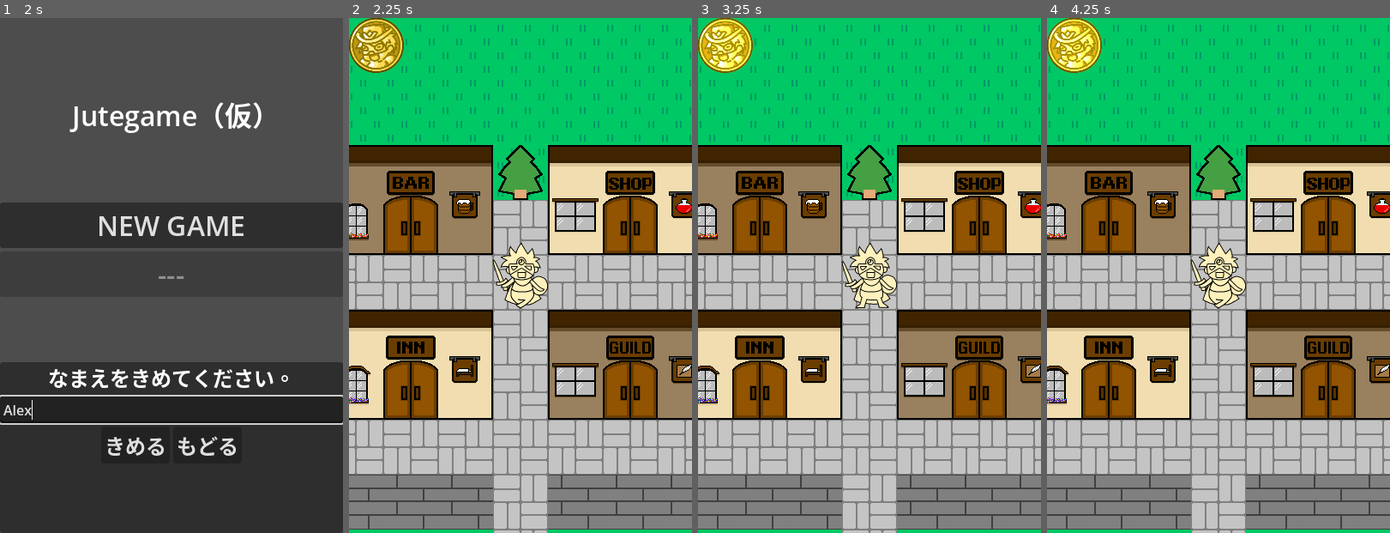
Above: before the commit, frames 1-4 (left to right).
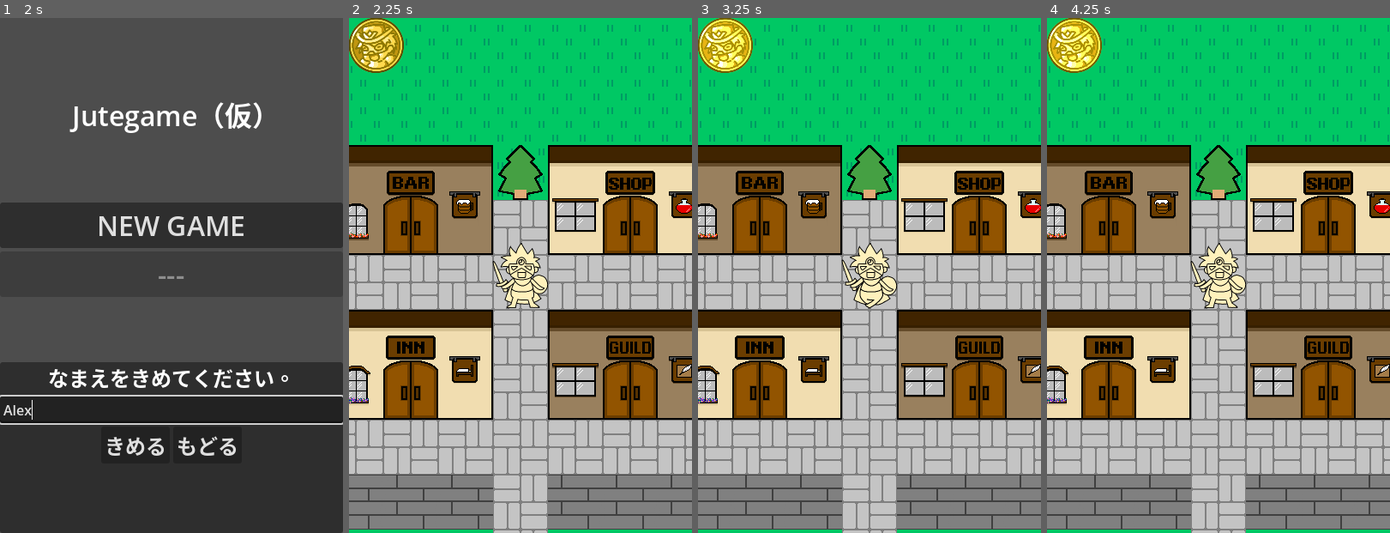
Above: after the commit, the same moments.

Repository: allgorilla/jutegame
Game: Godot game, scene res://scenes/TitleScene.tscn
The game is run twice, just before and just after one commit, with the same random seed, the same clock (stepped at 60 frames per second) and the same inputs.
Inputs (mouse positions are in pixels of both pictures, inside the frame that each line leads up to):
- Up to frame 1 (2 s): click "NEW GAME" at 0.5 s; click (171, 409) at 1.27 s; type "Alex" at 1.35 s
- Up to frame 2 (2.25 s): click "きめる" at 2 s
- Up to frame 3 (3.25 s): click (725, 43) at 2.75 s
- Up to frame 4 (4.25 s): click (1074, 43) at 3.5 s

Frame 1 is identical in both runs. In frame 2, 0.3% of the frame differs, in the area x 41-58%, y 46-57%; in frame 3, 0.3%; in frame 4, 0.3%.

Commit message:
ガチャキャラを世界リストに登録。

Diff:
--- a/scripts/BarScene.gd
+++ b/scripts/BarScene.gd
@@ -63,13 +63,14 @@
 			message_panel.hide()
 
 			# 1. まずキャラクターデータを生成
-			var character_data = PlayerFactory.create_character_data()
+			var npc_data = PlayerFactory.create_character_data()
+			npc_data["is_pc"] = false
 
 			# 2. シーンを読み込んで実体化（インスタンス化）する
 			var status_ui = preload("res://scenes/StatusWindow.tscn").instantiate()
 
 			# 3. 【重要】実体化した status_ui に対してデータを渡す
-			status_ui.set_data(character_data)
+			status_ui.set_data(npc_data)
 
 			# 4. 画面（ツリー）に追加する
 			add_child(status_ui)
@@ -80,8 +81,8 @@
 			message_panel.show()
 			_consume_gold()
 
-			# サーバー上の所持金を更新する。
-			NetworkManager.save_player_data()
+			# 新キャラをサーバーに保存
+			NetworkManager.save_character_data(npc_data)
 
 			await MessageManager.display_text("あたらしいなかまが くわわった！")
 			current_phase = Phase.POST_RESULT
--- a/scripts/CastleScene.gd
+++ b/scripts/CastleScene.gd
@@ -58,7 +58,7 @@
 	command_window.hide()
 	# セーブ実行（NetworkManagerなどは環境に合わせて呼び出し）
 	if has_node("/root/NetworkManager"):
-		get_node("/root/NetworkManager").save_player_data()
+		get_node("/root/NetworkManager").save_character_data(Global.player_data)
 
 	current_phase = Phase.FINISHED
 	await MessageManager.display_text("たしかにセーブしたぞい。ではゆくがよい、ゆうしゃよ！")
--- a/scripts/NetworkManager.gd
+++ b/scripts/NetworkManager.gd
@@ -3,6 +3,7 @@
 
 const DB_URL = "https://jutegame-4ea50-default-rtdb.firebaseio.com/"
 var http_request: HTTPRequest
+var current_saving_data: Dictionary = {}
 signal load_finished(success: bool)
 
 # 通信状態を管理
@@ -15,7 +16,7 @@
 	FETCHING_NEXT_ID_FOR_INCREMENT
 }
 var current_state = State.IDLE
-var pending_char_name = ""
+var is_processing_new_registration = false
 
 func _ready():
 	http_request = HTTPRequest.new()
@@ -23,12 +24,12 @@
 	http_request.request_completed.connect(_on_request_completed)
 	randomize()
 
-# NEW GAMEから呼ばれる入り口
-func request_new_game(user_name: String):
-	pending_char_name = user_name
+func _request_new_game(data: Dictionary):
+	current_saving_data = data
+	# 新規登録フロー開始のフラグを立てる
+	is_processing_new_registration = true
 	current_state = State.FETCHING_NEXT_ID
 
-	# まずは次に使うべきIDを取得しにいく
 	var url = DB_URL + "metadata/next_id.json"
 	http_request.request(url, [], HTTPClient.METHOD_GET)
 
@@ -48,24 +49,24 @@
 			_register_new_player(next_id)
 
 		State.REGISTERING_PLAYER:
-			# 登録中（REGISTERING_PLAYER）が終わった際の挙動
-			if pending_char_name != "":
-				# 名前がセットされている = 新規登録フローの途中
-				print("新規プレイヤー登録成功。IDを加算します。")
-				pending_char_name = "" # フラグをクリア
+			if is_processing_new_registration:
+				print("新規登録成功。サーバーのIDカウンターを更新します。")
 				_update_next_id_on_server()
 			else:
-				# 名前がない = 既存データの上書き保存完了
-				print("プレイヤーデータの上書き保存に成功しました。")
+				print("既存データの上書き完了。")
 				current_state = State.IDLE
-			# 必要に応じて load_finished シグナルを流用、
-			# または新しく save_finished(true) を定義して emit
 
 		State.UPDATING_NEXT_ID:
-			# ID更新も成功したら、最後にローカル保存して終了
-			var final_id = int(Global.player_data["my_id"])
-			_save_id_locally(final_id)
-			print("全ての登録プロセスが完了しました")
+			# ここで初めて is_pc を確認する
+			# 自分が操作するメインキャラ(PC)の時だけローカルにIDを刻む
+			if current_saving_data.get("is_pc", false):
+				var final_id = int(current_saving_data["my_id"])
+				_save_id_locally(final_id)
+				print("プレイヤーPCの登録とローカル保存が完了しました")
+			else:
+				print("NPCキャラの世界リスト登録が完了しました")
+
+			is_processing_new_registration = false # フラグを戻す
 			current_state = State.IDLE
 			load_finished.emit(true)
 
@@ -95,23 +96,20 @@
 	http_request.request(url, [], HTTPClient.METHOD_GET)
 
 # 実際にIDを割り当てて登録する内部関数
+
 func _register_new_player(new_id: int):
 	current_state = State.REGISTERING_PLAYER
 
-	# 自分の変数にIDを反映し、最新の状態をセット
-	Global.player_data["my_id"] = new_id
-	# ※pending_char_name などは setup_local_player 時点で
-	# Global.player_data["name"] に入っている前提です。
+	current_saving_data["my_id"] = new_id
 
-	# 1. まずはプレイヤーデータを保存
+	# もし「自分自身」の登録なら、Globalにも反映しておく
+	if current_saving_data.get("is_pc", false): # 判定用のフラグがあると便利です
+		Global.player_data["my_id"] = new_id
+
 	var player_url = DB_URL + "players/" + str(new_id) + ".json"
-	var json_data = JSON.stringify(Global.player_data)
+	var json_data = JSON.stringify(current_saving_data)
 
-	# 既存の http_request を使い回す（完了後に次の通信へ飛ばす）
 	http_request.request(player_url, [], HTTPClient.METHOD_PUT, json_data)
-
-	# ★ ここで ID更新リクエストを同時に送らず、
-	# _on_request_completed の REGISTERING_PLAYER 終了時に次を送るようにします。
 
 func _save_id_locally(id_val: int):
 	var data = {"my_id": id_val}
@@ -153,25 +151,19 @@
 	if err != OK:
 		print("HTTPRequestを開始できませんでした。エラーコード:", err)
 
-# 王様の「セーブ」から呼ばれるメイン関数
-func save_player_data():
-	if Global.player_data.get("my_id", 0) == 0:
-		# IDが0（未登録）なら、これまでの新規登録フローを開始
-		print("新規登録を開始します...")
-		request_new_game(Global.player_data["name"])
+func save_character_data(data: Dictionary, path: String = "players"):
+	if data.get("my_id", 0) == 0:
+		# IDがない場合はデータごと渡す
+		_request_new_game(data)
 	else:
-		# すでにIDがあるなら、そのIDの場所を最新データで上書きする
-		_overwrite_existing_player()
+		_overwrite_existing_data(data, path)
+
 
 # 上書き保存用の関数
-func _overwrite_existing_player():
-	current_state = State.REGISTERING_PLAYER # 状態は「登録中」を流用
+func _overwrite_existing_data(data: Dictionary, path: String):
+	current_state = State.REGISTERING_PLAYER
+	var char_id = data["my_id"]
+	var url = DB_URL + path + "/" + str(char_id) + ".json"
 
-	var my_id = int(Global.player_data["my_id"])
-	var url = DB_URL + "players/" + str(my_id) + ".json"
-
-	print("既存のデータを上書き中... ID:", my_id)
-
-	# PUTメソッドで現在の Global.player_data をそのまま送信
-	var json_data = JSON.stringify(Global.player_data)
+	var json_data = JSON.stringify(data)
 	http_request.request(url, [], HTTPClient.METHOD_PUT, json_data)
--- a/scripts/PlayerFactory.gd
+++ b/scripts/PlayerFactory.gd
@@ -11,7 +11,7 @@
 	# プレイヤー固有の情報を上書き・追加
 	data["name"] = player_name
 	data["gold"] = 500
-	data["soldiers"] = []
+	data["inn_list"] = []
 
 	_print_debug_log(data)
 	return data
--- a/scripts/TitleScene.gd
+++ b/scripts/TitleScene.gd
@@ -34,25 +34,22 @@
 		print("名前を入力してください")
 		return
 
-	# ① Factoryで純粋なデータを作成
+	# ① Factoryでデータ作成
 	var new_data = PlayerFactory.create_initial_data(player_name)
+	new_data["is_pc"] = true # リファクタリングで使うフラグ
 
-	# ② Global（ワークメモリ）に同期
+	# ② Globalに同期
 	Global.sync_player_data(new_data)
 
-	# 登録完了のシグナルを接続（既存のコンティニュー用と同じ関数を流用）
+	# 登録完了のシグナルを接続
 	if not NetworkManager.load_finished.is_connected(_on_load_finished):
 		NetworkManager.load_finished.connect(_on_load_finished)
 
-	# パネルを隠し、サーバーへの新規登録リクエストを投げる
 	name_panel.hide()
-	NetworkManager.request_new_game(player_name) # ここでID取得・登録・保存が走る
+
+	NetworkManager.save_character_data(new_data)
 
 	print("サーバーに登録中...")
-	# ※ここで「通信中...」といったUIを出すと親切です
-
-	name_panel.hide()
-	get_tree().change_scene_to_file("res://scenes/MainMap.tscn")
 
 func _on_continue_button_pressed():
 	# NetworkManagerの「完了の合図」を予約してから、ロードを開始する
